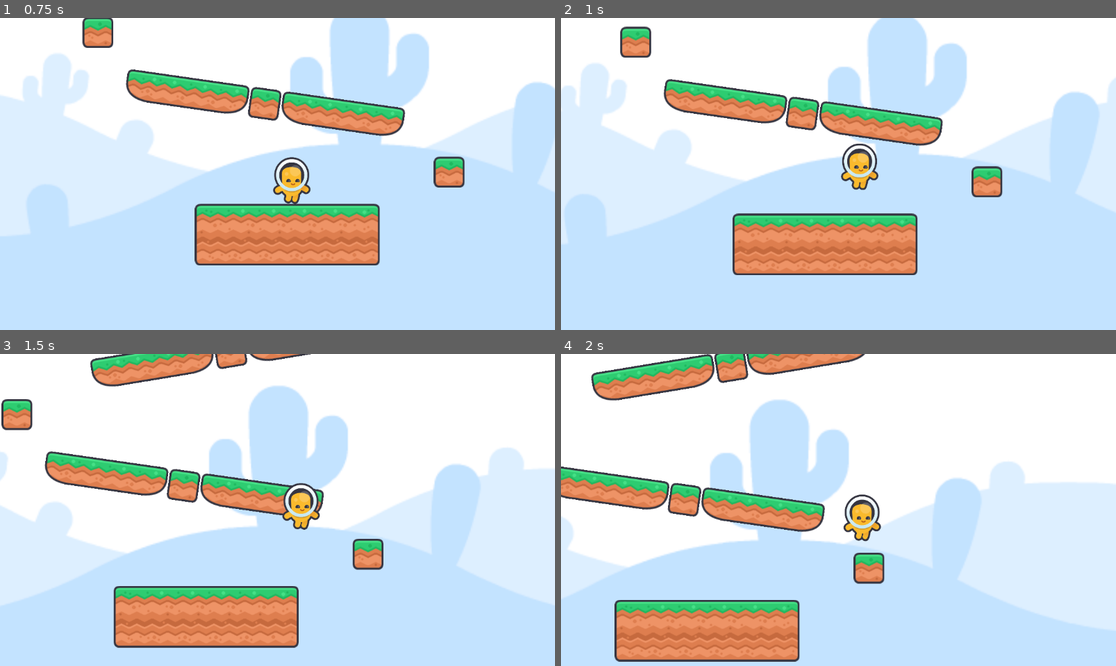
Above: before the commit, frames 1-4 (two rows, left to right).
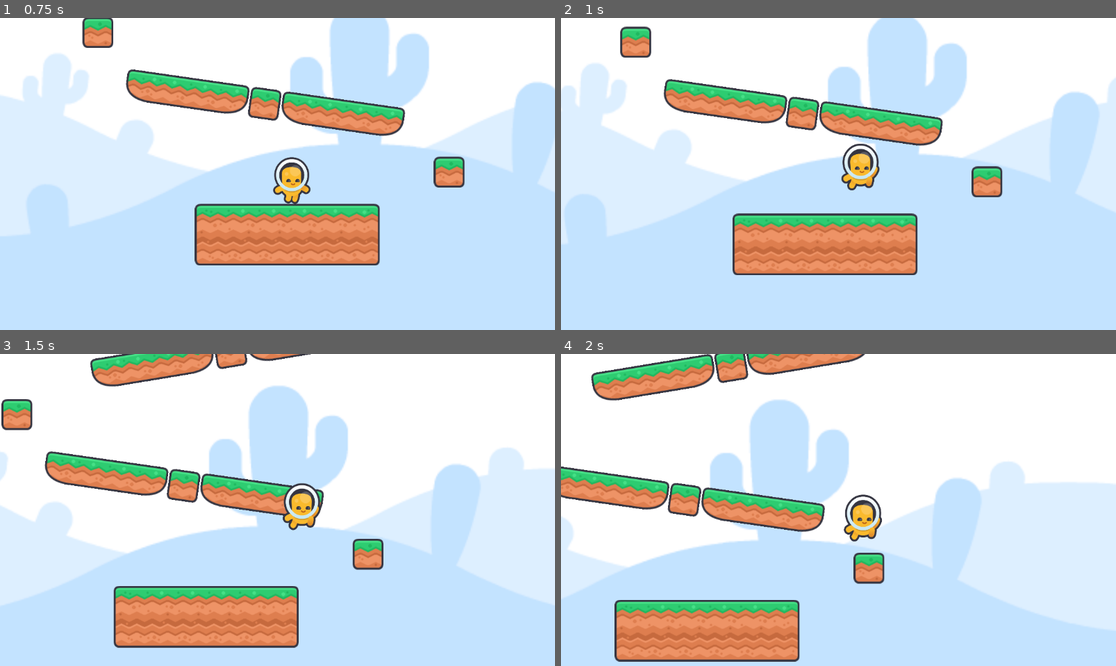
Above: after the commit, the same moments.

Repository: Santy-567/practica
Game: Godot game, scene res://Niveles/Nivel1.tscn
The game is run twice, just before and just after one commit, with the same random seed, the same clock (stepped at 60 frames per second) and the same inputs.
Inputs:
- Up to frame 1 (0.75 s): hold D (Derecha) from 0.53 s (still down)
- Up to frame 2 (1 s): keep holding D (Derecha); tap W (Arriba) at 0.77 s
- Up to frame 3 (1.5 s): keep holding D (Derecha)
- Up to frame 4 (2 s): keep holding D (Derecha); tap W (Arriba) at 1.52 s

Frame 1 is identical in both runs. In frame 2, 0.5% of the frame differs, in the area x 50-58%, y 40-56%; in frame 3, 0.5%; in frame 4, 0.5%.

Commit message:
Personaje

Diff:
--- a/Personajes/Yellow.tscn
+++ b/Personajes/Yellow.tscn
@@ -1,8 +1,9 @@
-[gd_scene load_steps=10 format=3 uid="uid://6xpxak8mtw30"]
+[gd_scene load_steps=13 format=3 uid="uid://6xpxak8mtw30"]
 
 [ext_resource type="Texture2D" uid="uid://ck8ow6vk2raoh" path="res://Imagenes/ImgPer/character_yellow_front.png" id="1_erble"]
 [ext_resource type="Texture2D" uid="uid://blqo1iusleo2m" path="res://Imagenes/ImgPer/character_yellow_walk_a.png" id="2_elnvj"]
 [ext_resource type="Texture2D" uid="uid://ceniykx3qe12d" path="res://Imagenes/ImgPer/character_yellow_walk_b.png" id="3_efv6c"]
+[ext_resource type="Texture2D" uid="uid://dubch42t5nbfm" path="res://Imagenes/ImgPer/character_yellow_jump.png" id="4_v18de"]
 
 [sub_resource type="RectangleShape2D" id="RectangleShape2D_elnvj"]
 size = Vector2(78, 97)
@@ -58,9 +59,46 @@
 "update": 1,
 "values": [false, true, false, true, false, true, false, true, false]
 }
+tracks/4/type = "value"
+tracks/4/imported = false
+tracks/4/enabled = true
+tracks/4/path = NodePath("CharacterYellowWalkB2:visible")
+tracks/4/interp = 1
+tracks/4/loop_wrap = true
+tracks/4/keys = {
+"times": PackedFloat32Array(0),
+"transitions": PackedFloat32Array(1),
+"update": 1,
+"values": [false]
+}
+tracks/5/type = "value"
+tracks/5/imported = false
+tracks/5/enabled = true
+tracks/5/path = NodePath("CharacterYellowJump:visible")
+tracks/5/interp = 1
+tracks/5/loop_wrap = true
+tracks/5/keys = {
+"times": PackedFloat32Array(0),
+"transitions": PackedFloat32Array(1),
+"update": 1,
+"values": [false]
+}
+tracks/6/type = "value"
+tracks/6/imported = false
+tracks/6/enabled = true
+tracks/6/path = NodePath("CharacterYellowJump2:visible")
+tracks/6/interp = 1
+tracks/6/loop_wrap = true
+tracks/6/keys = {
+"times": PackedFloat32Array(0),
+"transitions": PackedFloat32Array(1),
+"update": 1,
+"values": [false]
+}
 
 [sub_resource type="Animation" id="Animation_ni2kt"]
 resource_name = "Atras"
+loop_mode = 1
 tracks/0/type = "value"
 tracks/0/imported = false
 tracks/0/enabled = true
@@ -92,10 +130,58 @@
 tracks/2/interp = 1
 tracks/2/loop_wrap = true
 tracks/2/keys = {
-"times": PackedFloat32Array(0),
-"transitions": PackedFloat32Array(1),
-"update": 1,
-"values": [true]
+"times": PackedFloat32Array(0, 0.125, 0.25, 0.375, 0.5, 0.625, 0.75, 0.875, 1),
+"transitions": PackedFloat32Array(1, 1, 1, 1, 1, 1, 1, 1, 1),
+"update": 1,
+"values": [true, false, true, false, true, false, true, false, true]
+}
+tracks/3/type = "value"
+tracks/3/imported = false
+tracks/3/enabled = true
+tracks/3/path = NodePath("CharacterYellowWalkB2:visible")
+tracks/3/interp = 1
+tracks/3/loop_wrap = true
+tracks/3/keys = {
+"times": PackedFloat32Array(0, 0.125, 0.25, 0.375, 0.5, 0.625, 0.75, 0.875, 1),
+"transitions": PackedFloat32Array(1, 1, 1, 1, 1, 1, 1, 1, 1),
+"update": 1,
+"values": [false, true, false, true, false, true, false, true, false]
+}
+tracks/4/type = "value"
+tracks/4/imported = false
+tracks/4/enabled = true
+tracks/4/path = NodePath("CharacterYellowWalkB:visible")
+tracks/4/interp = 1
+tracks/4/loop_wrap = true
+tracks/4/keys = {
+"times": PackedFloat32Array(0),
+"transitions": PackedFloat32Array(1),
+"update": 1,
+"values": [false]
+}
+tracks/5/type = "value"
+tracks/5/imported = false
+tracks/5/enabled = true
+tracks/5/path = NodePath("CharacterYellowJump2:visible")
+tracks/5/interp = 1
+tracks/5/loop_wrap = true
+tracks/5/keys = {
+"times": PackedFloat32Array(0),
+"transitions": PackedFloat32Array(1),
+"update": 1,
+"values": [false]
+}
+tracks/6/type = "value"
+tracks/6/imported = false
+tracks/6/enabled = true
+tracks/6/path = NodePath("CharacterYellowJump:visible")
+tracks/6/interp = 1
+tracks/6/loop_wrap = true
+tracks/6/keys = {
+"times": PackedFloat32Array(0),
+"transitions": PackedFloat32Array(1),
+"update": 1,
+"values": [false]
 }
 
 [sub_resource type="Animation" id="Animation_efv6c"]
@@ -136,6 +222,54 @@
 "update": 1,
 "values": [true]
 }
+tracks/3/type = "value"
+tracks/3/imported = false
+tracks/3/enabled = true
+tracks/3/path = NodePath("CharacterYellowWalkB2:visible")
+tracks/3/interp = 1
+tracks/3/loop_wrap = true
+tracks/3/keys = {
+"times": PackedFloat32Array(0),
+"transitions": PackedFloat32Array(1),
+"update": 1,
+"values": [false]
+}
+tracks/4/type = "value"
+tracks/4/imported = false
+tracks/4/enabled = true
+tracks/4/path = NodePath("CharacterYellowWalkB:visible")
+tracks/4/interp = 1
+tracks/4/loop_wrap = true
+tracks/4/keys = {
+"times": PackedFloat32Array(0),
+"transitions": PackedFloat32Array(1),
+"update": 1,
+"values": [false]
+}
+tracks/5/type = "value"
+tracks/5/imported = false
+tracks/5/enabled = true
+tracks/5/path = NodePath("CharacterYellowJump:visible")
+tracks/5/interp = 1
+tracks/5/loop_wrap = true
+tracks/5/keys = {
+"times": PackedFloat32Array(0),
+"transitions": PackedFloat32Array(1),
+"update": 1,
+"values": [false]
+}
+tracks/6/type = "value"
+tracks/6/imported = false
+tracks/6/enabled = true
+tracks/6/path = NodePath("CharacterYellowJump2:visible")
+tracks/6/interp = 1
+tracks/6/loop_wrap = true
+tracks/6/keys = {
+"times": PackedFloat32Array(0),
+"transitions": PackedFloat32Array(1),
+"update": 1,
+"values": [false]
+}
 
 [sub_resource type="Animation" id="Animation_v18de"]
 length = 0.001
@@ -187,13 +321,225 @@
 "update": 1,
 "values": [false]
 }
+tracks/4/type = "value"
+tracks/4/imported = false
+tracks/4/enabled = true
+tracks/4/path = NodePath("CharacterYellowWalkB2:visible")
+tracks/4/interp = 1
+tracks/4/loop_wrap = true
+tracks/4/keys = {
+"times": PackedFloat32Array(0),
+"transitions": PackedFloat32Array(1),
+"update": 1,
+"values": [false]
+}
+tracks/5/type = "value"
+tracks/5/imported = false
+tracks/5/enabled = true
+tracks/5/path = NodePath("CharacterYellowJump:visible")
+tracks/5/interp = 1
+tracks/5/loop_wrap = true
+tracks/5/keys = {
+"times": PackedFloat32Array(0),
+"transitions": PackedFloat32Array(1),
+"update": 1,
+"values": [false]
+}
+tracks/6/type = "value"
+tracks/6/imported = false
+tracks/6/enabled = true
+tracks/6/path = NodePath("CharacterYellowJump2:visible")
+tracks/6/interp = 1
+tracks/6/loop_wrap = true
+tracks/6/keys = {
+"times": PackedFloat32Array(0),
+"transitions": PackedFloat32Array(1),
+"update": 1,
+"values": [false]
+}
+
+[sub_resource type="Animation" id="Animation_a2780"]
+resource_name = "SaltoAde"
+tracks/0/type = "value"
+tracks/0/imported = false
+tracks/0/enabled = true
+tracks/0/path = NodePath("CharacterYellowFront:visible")
+tracks/0/interp = 1
+tracks/0/loop_wrap = true
+tracks/0/keys = {
+"times": PackedFloat32Array(0),
+"transitions": PackedFloat32Array(1),
+"update": 1,
+"values": [false]
+}
+tracks/1/type = "value"
+tracks/1/imported = false
+tracks/1/enabled = true
+tracks/1/path = NodePath("CharacterYellowWalkA:visible")
+tracks/1/interp = 1
+tracks/1/loop_wrap = true
+tracks/1/keys = {
+"times": PackedFloat32Array(0),
+"transitions": PackedFloat32Array(1),
+"update": 1,
+"values": [false]
+}
+tracks/2/type = "value"
+tracks/2/imported = false
+tracks/2/enabled = true
+tracks/2/path = NodePath("CharacterYellowWalkB:visible")
+tracks/2/interp = 1
+tracks/2/loop_wrap = true
+tracks/2/keys = {
+"times": PackedFloat32Array(0),
+"transitions": PackedFloat32Array(1),
+"update": 1,
+"values": [false]
+}
+tracks/3/type = "value"
+tracks/3/imported = false
+tracks/3/enabled = true
+tracks/3/path = NodePath("CharacterYellowWalkA2:visible")
+tracks/3/interp = 1
+tracks/3/loop_wrap = true
+tracks/3/keys = {
+"times": PackedFloat32Array(0),
+"transitions": PackedFloat32Array(1),
+"update": 1,
+"values": [false]
+}
+tracks/4/type = "value"
+tracks/4/imported = false
+tracks/4/enabled = true
+tracks/4/path = NodePath("CharacterYellowWalkB2:visible")
+tracks/4/interp = 1
+tracks/4/loop_wrap = true
+tracks/4/keys = {
+"times": PackedFloat32Array(0),
+"transitions": PackedFloat32Array(1),
+"update": 1,
+"values": [false]
+}
+tracks/5/type = "value"
+tracks/5/imported = false
+tracks/5/enabled = true
+tracks/5/path = NodePath("CharacterYellowJump:visible")
+tracks/5/interp = 1
+tracks/5/loop_wrap = true
+tracks/5/keys = {
+"times": PackedFloat32Array(0),
+"transitions": PackedFloat32Array(1),
+"update": 1,
+"values": [true]
+}
+tracks/6/type = "value"
+tracks/6/imported = false
+tracks/6/enabled = true
+tracks/6/path = NodePath("CharacterYellowJump2:visible")
+tracks/6/interp = 1
+tracks/6/loop_wrap = true
+tracks/6/keys = {
+"times": PackedFloat32Array(0),
+"transitions": PackedFloat32Array(1),
+"update": 1,
+"values": [false]
+}
+
+[sub_resource type="Animation" id="Animation_qt8kw"]
+resource_name = "SaltoAtr"
+tracks/0/type = "value"
+tracks/0/imported = false
+tracks/0/enabled = true
+tracks/0/path = NodePath("CharacterYellowFront:visible")
+tracks/0/interp = 1
+tracks/0/loop_wrap = true
+tracks/0/keys = {
+"times": PackedFloat32Array(0),
+"transitions": PackedFloat32Array(1),
+"update": 1,
+"values": [false]
+}
+tracks/1/type = "value"
+tracks/1/imported = false
+tracks/1/enabled = true
+tracks/1/path = NodePath("CharacterYellowWalkA:visible")
+tracks/1/interp = 1
+tracks/1/loop_wrap = true
+tracks/1/keys = {
+"times": PackedFloat32Array(0),
+"transitions": PackedFloat32Array(1),
+"update": 1,
+"values": [false]
+}
+tracks/2/type = "value"
+tracks/2/imported = false
+tracks/2/enabled = true
+tracks/2/path = NodePath("CharacterYellowWalkB:visible")
+tracks/2/interp = 1
+tracks/2/loop_wrap = true
+tracks/2/keys = {
+"times": PackedFloat32Array(0),
+"transitions": PackedFloat32Array(1),
+"update": 1,
+"values": [false]
+}
+tracks/3/type = "value"
+tracks/3/imported = false
+tracks/3/enabled = true
+tracks/3/path = NodePath("CharacterYellowWalkA2:visible")
+tracks/3/interp = 1
+tracks/3/loop_wrap = true
+tracks/3/keys = {
+"times": PackedFloat32Array(0),
+"transitions": PackedFloat32Array(1),
+"update": 1,
+"values": [false]
+}
+tracks/4/type = "value"
+tracks/4/imported = false
+tracks/4/enabled = true
+tracks/4/path = NodePath("CharacterYellowWalkB2:visible")
+tracks/4/interp = 1
+tracks/4/loop_wrap = true
+tracks/4/keys = {
+"times": PackedFloat32Array(0),
+"transitions": PackedFloat32Array(1),
+"update": 1,
+"values": [false]
+}
+tracks/5/type = "value"
+tracks/5/imported = false
+tracks/5/enabled = true
+tracks/5/path = NodePath("CharacterYellowJump:visible")
+tracks/5/interp = 1
+tracks/5/loop_wrap = true
+tracks/5/keys = {
+"times": PackedFloat32Array(0),
+"transitions": PackedFloat32Array(1),
+"update": 1,
+"values": [false]
+}
+tracks/6/type = "value"
+tracks/6/imported = false
+tracks/6/enabled = true
+tracks/6/path = NodePath("CharacterYellowJump2:visible")
+tracks/6/interp = 1
+tracks/6/loop_wrap = true
+tracks/6/keys = {
+"times": PackedFloat32Array(0),
+"transitions": PackedFloat32Array(1),
+"update": 1,
+"values": [true]
+}
 
 [sub_resource type="AnimationLibrary" id="AnimationLibrary_a2780"]
 _data = {
 &"Adelante": SubResource("Animation_ay7iu"),
 &"Atras": SubResource("Animation_ni2kt"),
 &"Quieto": SubResource("Animation_efv6c"),
-&"RESET": SubResource("Animation_v18de")
+&"RESET": SubResource("Animation_v18de"),
+&"SaltoAde": SubResource("Animation_a2780"),
+&"SaltoAtr": SubResource("Animation_qt8kw")
 }
 
 [node name="CharacterBody2D" type="CharacterBody2D"]
@@ -220,6 +566,24 @@
 scale = Vector2(-0.469, 0.512)
 texture = ExtResource("2_elnvj")
 
+[node name="CharacterYellowWalkB2" type="Sprite2D" parent="."]
+visible = false
+position = Vector2(-1, 3.5)
+scale = Vector2(-0.469, 0.48)
+texture = ExtResource("3_efv6c")
+
+[node name="CharacterYellowJump" type="Sprite2D" parent="."]
+visible = false
+position = Vector2(0.999994, 0.500009)
+scale = Vector2(0.484375, 0.503906)
+texture = ExtResource("4_v18de")
+
+[node name="CharacterYellowJump2" type="Sprite2D" parent="."]
+visible = false
+position = Vector2(0.999994, 0.500009)
+scale = Vector2(-0.484, 0.504)
+texture = ExtResource("4_v18de")
+
 [node name="CollisionShape2D" type="CollisionShape2D" parent="."]
 position = Vector2(0, 15.5)
 shape = SubResource("RectangleShape2D_elnvj")
--- a/Personajes/yellow.gd
+++ b/Personajes/yellow.gd
@@ -18,16 +18,24 @@
 	var Movi = Input.get_axis("Izquierda","Derecha")
 	velocity.x = speed * Movi
 
-	if Movi == 0:
-		AniPlayer.play("Quieto")
-
-	elif  Movi > 0:
-		AniPlayer.play("Adelante")
-
-	else:
-		AniPlayer.play("Atras")
 	#Gravedad
 	if not is_on_floor():
 		velocity.y = velocity.y + gravity * delta
 
+	#Animacion de mov
+	if Movi == 0:
+		AniPlayer.play("Quieto")
+
+	elif  Movi > 0 and is_on_floor():
+		AniPlayer.play("Adelante")
+
+	elif Movi < 0 and is_on_floor():
+		AniPlayer.play("Atras")
+
+	elif  Movi > 0 and not is_on_floor():
+		AniPlayer.play("SaltoAde")
+
+	elif Movi < 0 and not is_on_floor():
+		AniPlayer.play("SaltoAtr")
+
 	move_and_slide()
